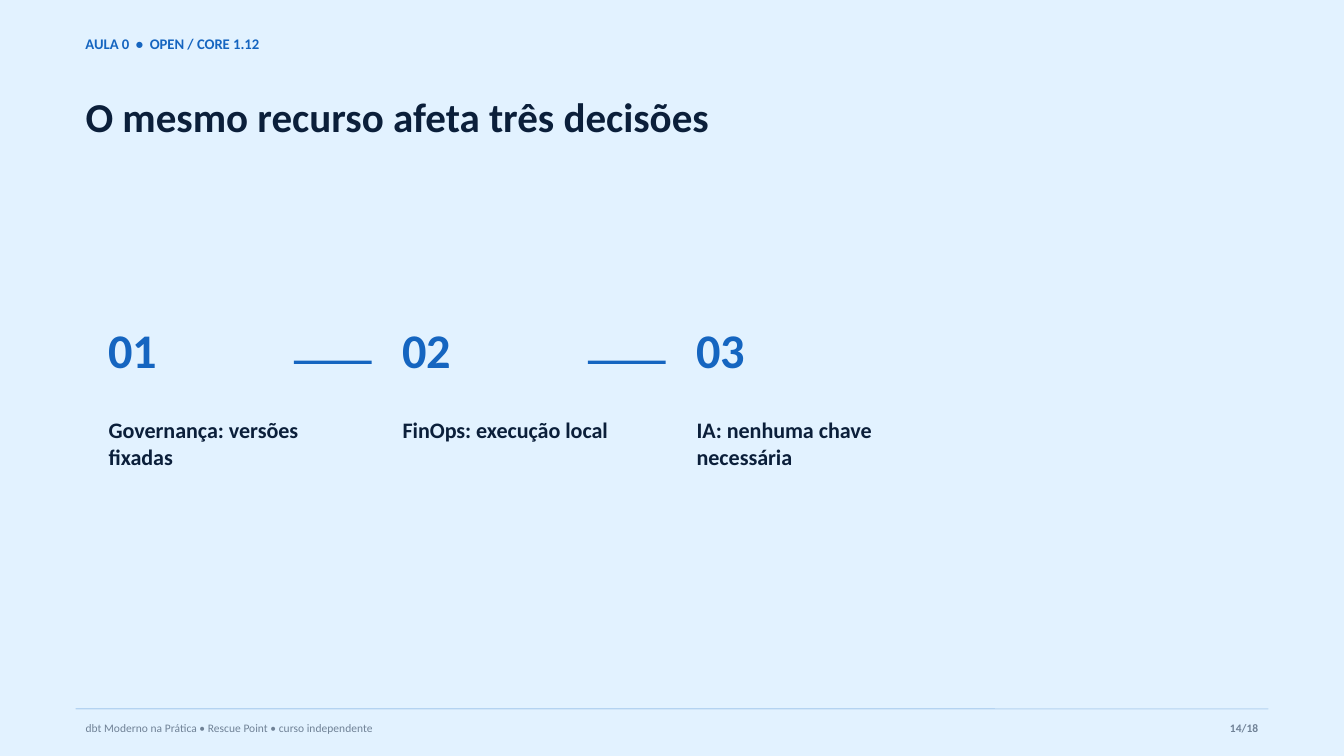
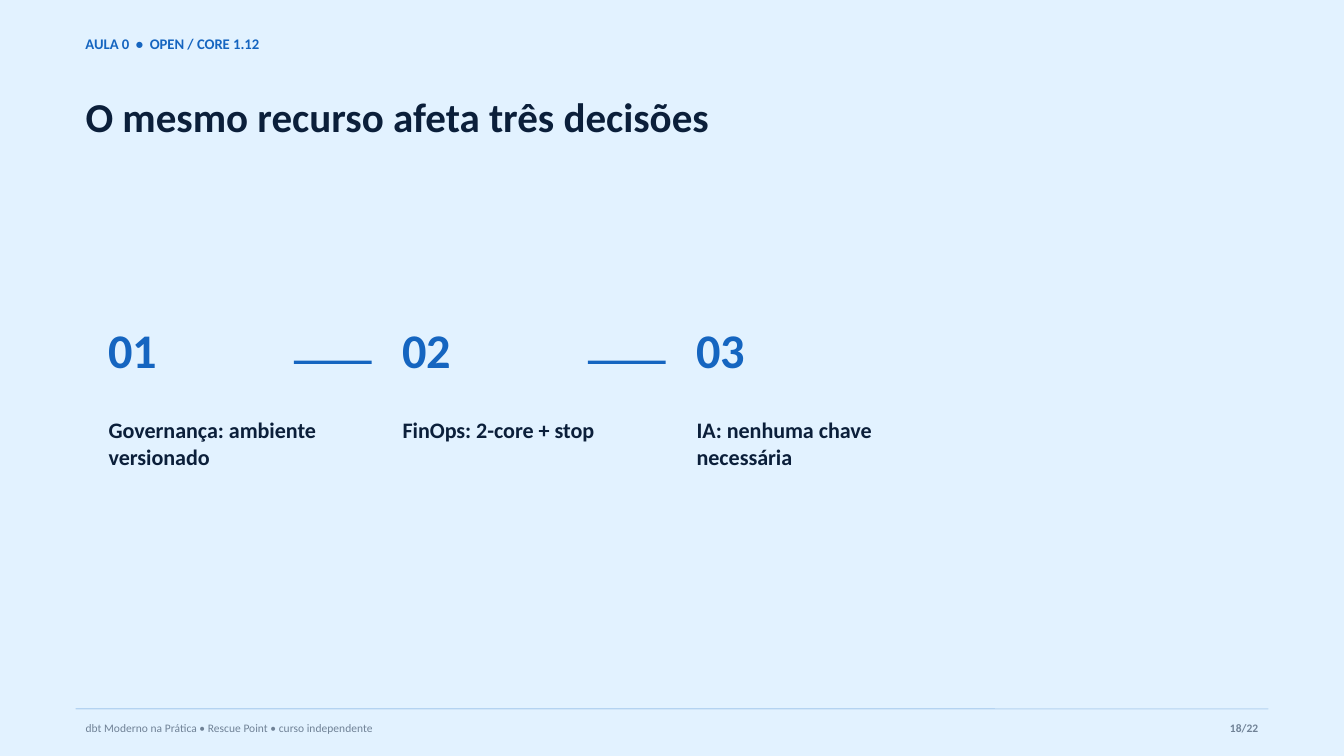
Before and after one commit to AnselmoBorges/dbt-moderno-na-pratica, a slide deck: slide 18 of assets/decks/aula-00-ambiente.pptx (slide 14 before the commit). Drawn at 1344x756 pixels with LibreOffice and Linux fonts; fonts in the diff are those of the drawing. Boxes give left, top, right and bottom in pixels: in the first picture for what was removed or moved away, otherwise in the second. Text is boxed around its words. In the diff, an @@ line names an element or a change of style, - is before the commit and + after.

```diff
--- a/assets/decks/aula-00-ambiente.pptx
+++ b/assets/decks/aula-00-ambiente.pptx
@@ text at <box>109,422,316,465</box>: text changed @@
-Governança: versões fixadas
+Governança: ambiente versionado
@@ text at <box>403,422,595,442</box>: text changed @@
-FinOps: execução local
+FinOps: 2-core + stop
@@ text at <box>1230,724,1258,732</box>: text changed @@
-14/18
+18/22
```
Also in this commit, not shown: 16 other slides changed, 5 slides added, 1 slide removed, 22 other files.
